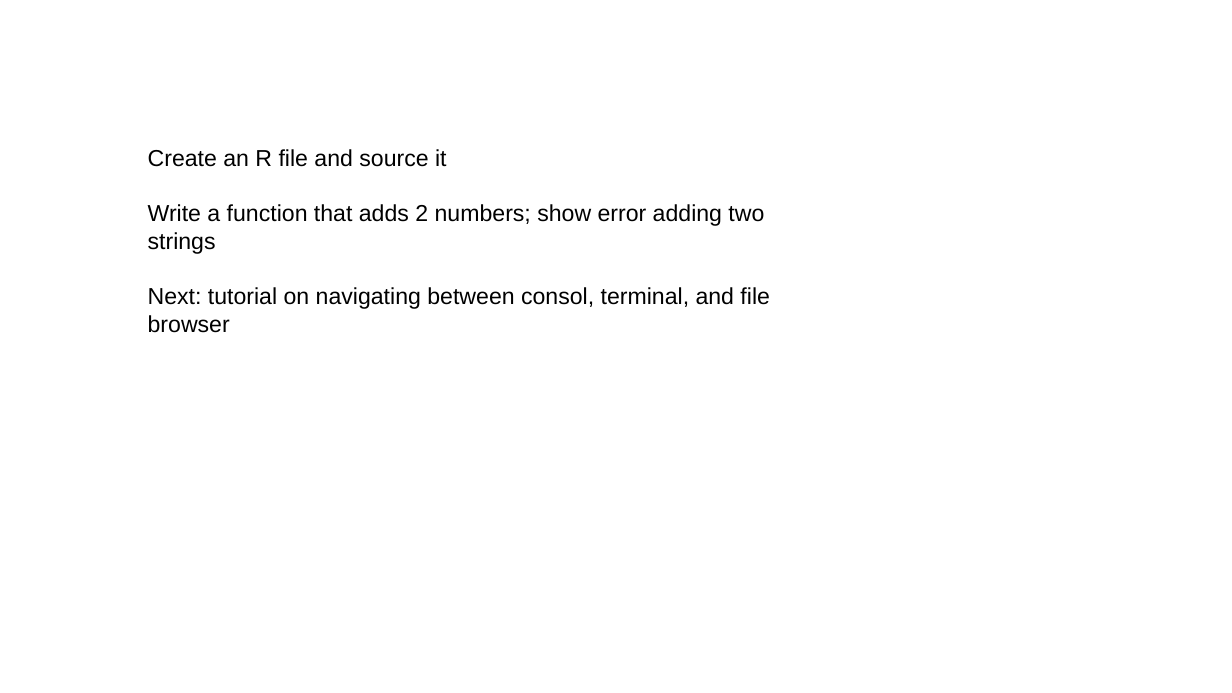
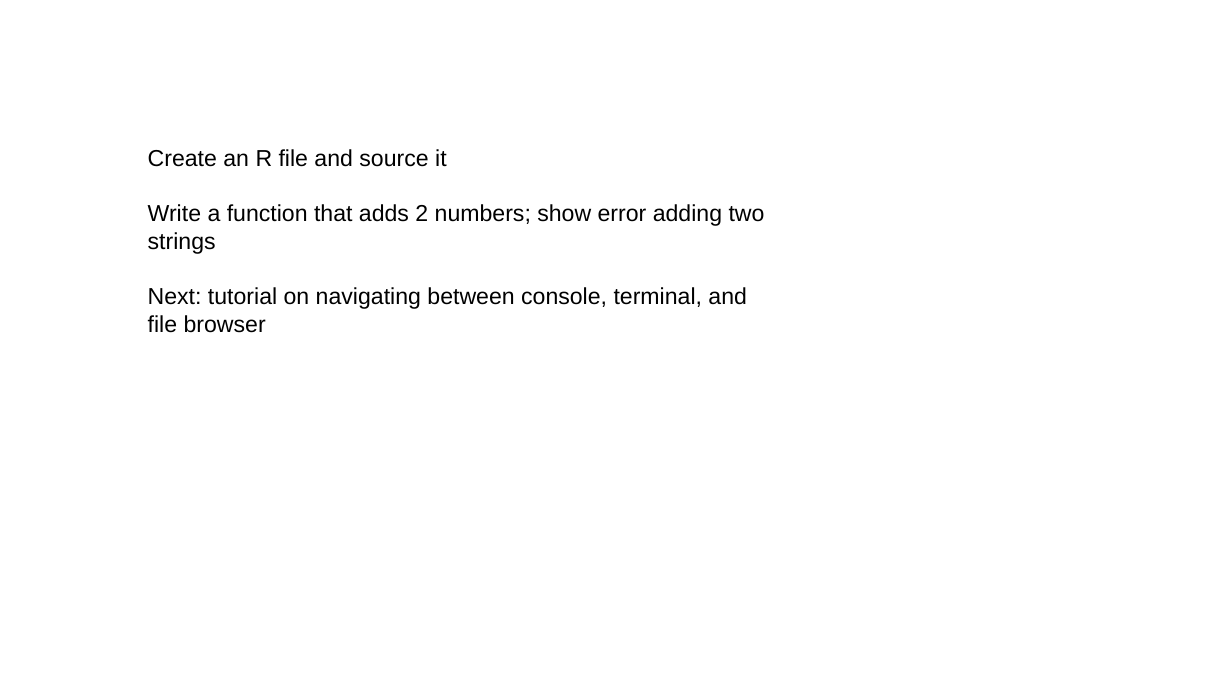
Before and after one commit to steverozen/handouts2026, a slide deck: slide 16 of Steve_Rozen_bioinformatics-on-ramp_2026_08_03.pptx. Drawn at 1232x693 pixels with LibreOffice and Linux fonts; fonts in the diff are those of the drawing. Boxes give left, top, right and bottom in pixels: in the first picture for what was removed or moved away, otherwise in the second. Text is boxed around its words. In the diff, an @@ line names an element or a change of style, - is before the commit and + after.

```diff
--- a/Steve_Rozen_bioinformatics-on-ramp_2026_08_03.pptx
+++ b/Steve_Rozen_bioinformatics-on-ramp_2026_08_03.pptx
@@ text at [148, 287, 747, 333]: text changed @@
-Next: tutorial on navigating between consol, terminal, and file browser
+Next: tutorial on navigating between console, terminal, and file browser
```
Also in this commit, not shown: 2 other slides changed, 1 other file.
